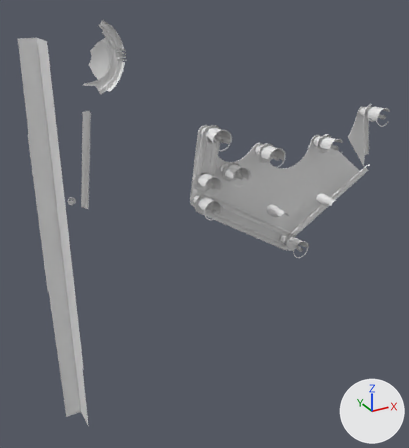
What one commit did to the OBJ model RoyalFlush_1957/gameitems/Primitive.LM_GI_LGL_Parts.obj.
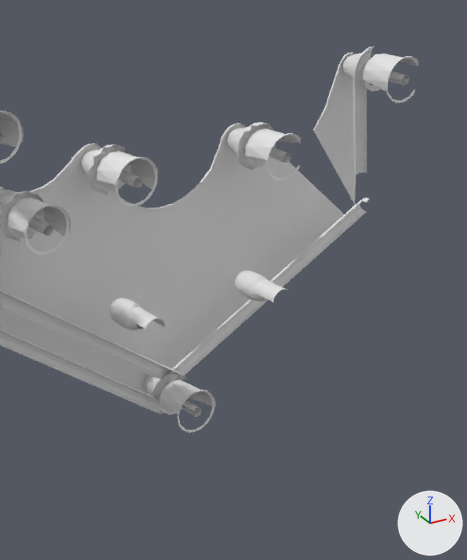
Each version appears first whole from a 50 mm camera at (-626.0, -711.0, 313.0) aimed at (-220.0, 27.0, -56.0), and next in a close-up on the part from 54% to 100% of the width and 19% to 69% of the height. Arrows for +X, +Y and +Z are at lower right; the lights stay in place. Where no turn or scale is listed for an object, it has been applied to the vertices. Vertices at the same position are counted once.

The first close-up shows 'LM_GI_LGL_Parts'.
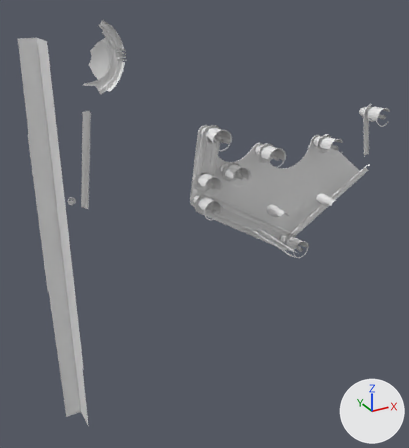
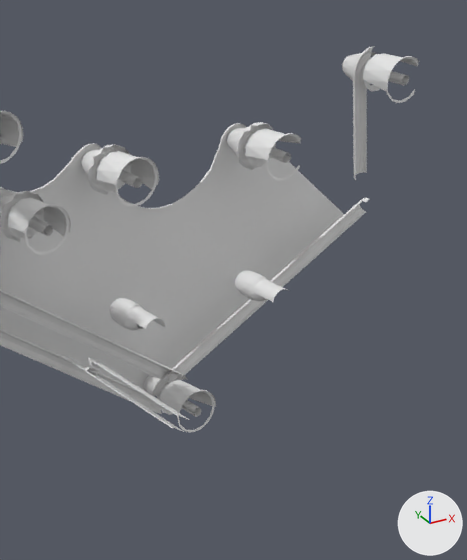
Pixel boxes (x1, y1, x2, y2) of what changed, in the close-ups (467 x 560 px):
part 1 of me_lm_gi_lgl_parts, added: after (84, 366, 100, 375)
part 2 of me_lm_gi_lgl_parts, added: after (88, 357, 189, 420)
part 3 of me_lm_gi_lgl_parts, added: after (63, 356, 184, 432)
part 4 of me_lm_gi_lgl_parts, deleted: before (313, 52, 356, 204)

The edits, one by one:
me_lm_gi_lgl_parts is used by ob_lm_gi_lgl_parts; location (0.0, 0.0, 0.0).
me_lm_gi_lgl_parts had 4762 vertices, 7140 faces and spanned x -476.0..145.0, y -20.0..87.0, z -362.0..257.0.
me_lm_gi_lgl_parts now has 5099 vertices, 7577 faces and spans x -476.0..140.0, y -89.0..87.0, z -362.0..257.0.
me_lm_gi_lgl_parts part 1: a new loose piece of 129 vertices spanning x -130.0..-119.0, y 1.0..13.0, z -90.0..-82.0.
me_lm_gi_lgl_parts part 2: a new loose piece of 31 vertices spanning x -126.0..-116.0, y -89.0..13.0, z -83.0..-77.0.
me_lm_gi_lgl_parts part 3: a new loose piece of 15 vertices spanning x -131.0..-120.0, y -89.0..36.0, z -91.0..-84.0.
me_lm_gi_lgl_parts part 4: the loose piece of 85 vertices spanning x 94.0..145.0, y 52.0..54.0, z -24.0..95.0 is deleted.
